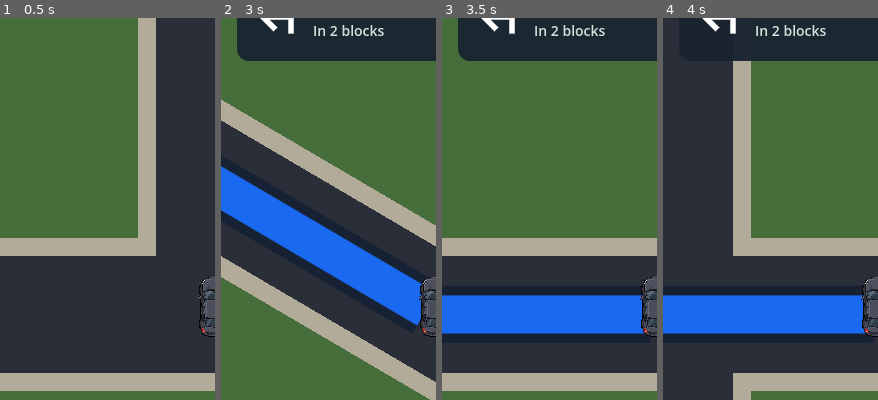
Above: before the commit, frames 1-4 (left to right).
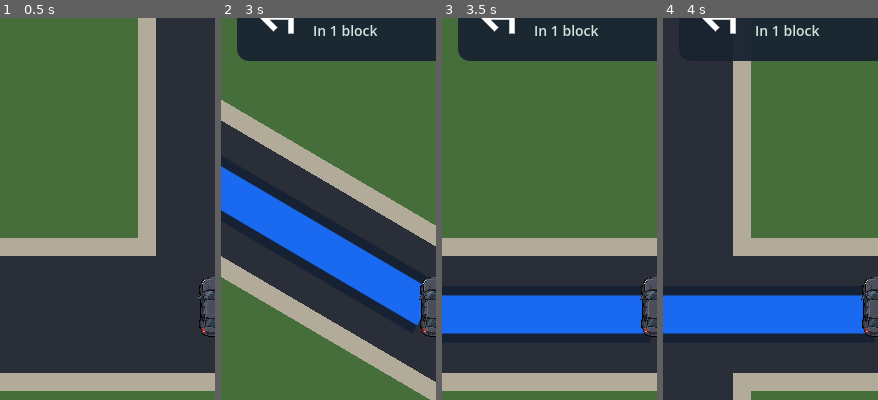
Above: after the commit, the same moments.

Repository: patrickcallahancomedy/comedian
Game: Godot game, scene res://scenes/drive/drive_module.tscn
Same seed, same stepped clock (60 frames per second), same inputs: the game is played once before the commit and once after it.
Inputs (mouse positions are % of the whole screen's width and height, from its top left):
- Up to frame 1 (0.5 s): no input
- Up to frame 2 (3 s): click "START" at 0.5 s; tap Enter (ui_accept) at 1.25, 1.52 s; move the mouse to (72, 45) at 1.27 s; hold Right 1.28-2 s; tap Space at 1.35, 2.85 s; click (72, 45) at 1.42 s; drag from (30, 55) to (45, 70) at 2.02 s; move the mouse to (60, 28) at 2.77 s; hold Right from 2.78 s (still down)
- Up to frame 3 (3.5 s): keep holding Right
- Up to frame 4 (4 s): release Right at 3.5 s; drag from (45, 70) to (20, 35) at 3.52 s
The pictures show only the part of the screen within x 0-50%, y 7-57%; the shares and areas given below are measured in that part.

Frame 1 is identical in both runs. In frame 2, 0.1% of the frame differs, in the area x 50-76%, y 2-5%; in frame 3, 0.1%; in frame 4, 0.1%.

Commit message:
Fix GPS count and stop route at connector mouth

Diff:
--- a/godot/scripts/drive/drive_navigation.gd
+++ b/godot/scripts/drive/drive_navigation.gd
@@ -144,21 +144,16 @@
 				return PackedVector2Array()
 			var points := _route_world_points(route)
 
-			# While still in the neighborhood, let the route visibly continue
-			# into the mouth of the on-ramp. Once road_kind becomes connector_one
-			# the line disappears, so the connector never carries a blue overlay.
+			# Lead the blue route exactly to the connector mouth, but never
+			# draw it over the connector itself.
 			var connector_rect := MAP.CONNECTOR_ONE_RECT
 			var gate_center := MAP.neighborhood_cell_center(MAP.NEIGHBORHOOD_GATE)
-			var ramp_preview := Vector2(
-				connector_rect.position.x + connector_rect.size.x * 0.28,
-				lerpf(
-					gate_center.y,
-					MAP.highway_entry_point().y,
-					0.28
-				)
-			)
-			if points[points.size() - 1].distance_to(ramp_preview) > 0.5:
-				points.append(ramp_preview)
+			var connector_mouth := Vector2(
+				connector_rect.position.x,
+				gate_center.y
+			)
+			if points[points.size() - 1].distance_to(connector_mouth) > 0.5:
+				points.append(connector_mouth)
 			return points
 
 		"city":
@@ -377,7 +372,7 @@
 			# actual world position so the banner matches what the player sees.
 			var blocks: int = maxi(
 				1,
-				int(ceil(drive.visual_world_position.distance_to(turn_world) / block_size)) + 1
+				int(ceil(drive.visual_world_position.distance_to(turn_world) / block_size))
 			)
 			return {
 				"turn": turn,
